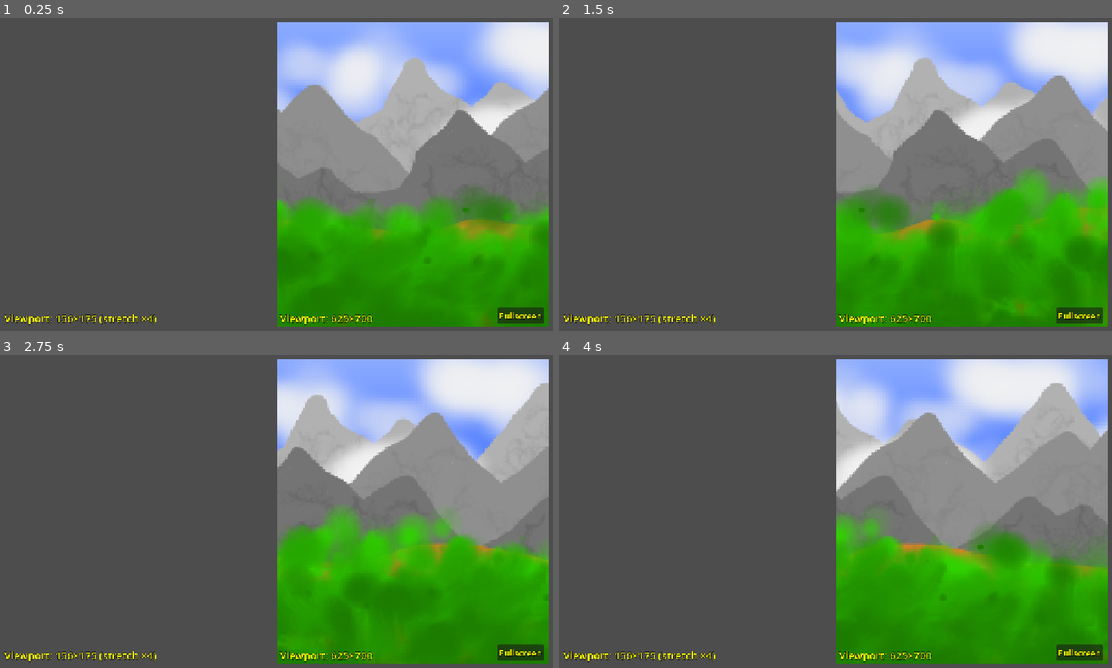
Above: before the commit, frames 1-4 (two rows, left to right).
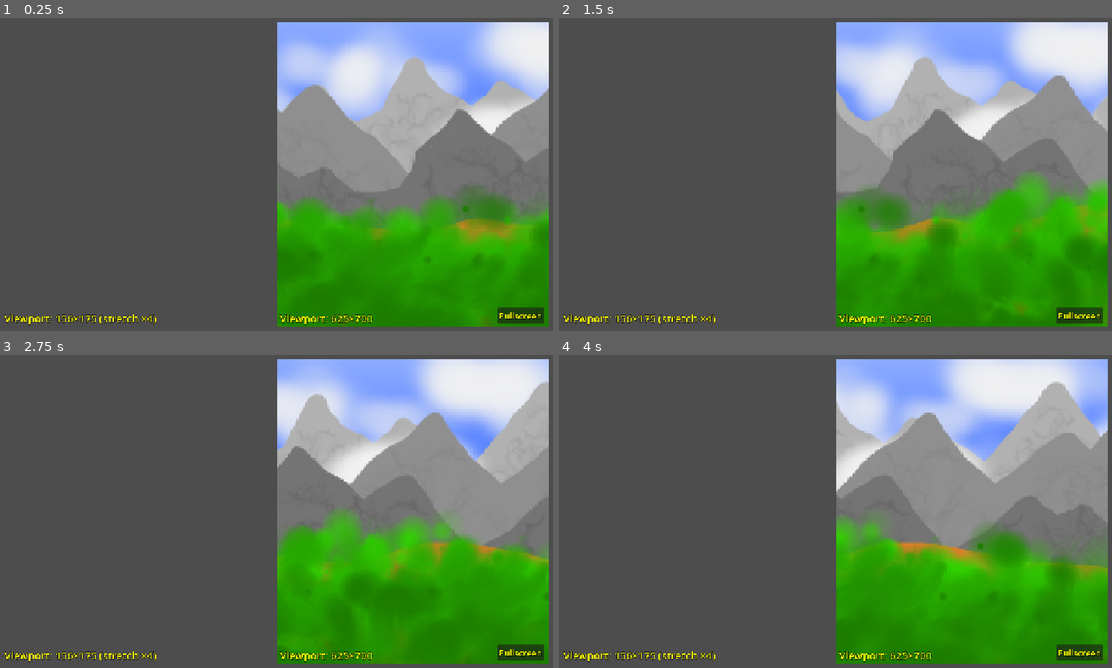
Above: after the commit, the same moments.

Repository: Toxe/godot-parallax-scrolling
Game: Godot game, scene res://scenes/main.tscn
The game is run twice, just before and just after one commit, with the same random seed, the same clock (stepped at 60 frames per second) and the same inputs.
Inputs:
- Up to frame 1 (0.25 s): no input
- Up to frame 2 (1.5 s): no input
- Up to frame 3 (2.75 s): no input
- Up to frame 4 (4 s): no input

The runs differ from the first frame. In frame 1, 0.3% of the frame differs, in the area x 50-99%, y 12-72%; in frame 2, 0.4%; in frame 3, 0.5%; in frame 4, 0.6%, in the area x 50-100%, y 8-69%.

Commit message:
Slight coordinate adjustments

Diff:
--- a/ParallaxScrolling/scenes/main.tscn
+++ b/ParallaxScrolling/scenes/main.tscn
@@ -79,7 +79,7 @@
 repeat_size = Vector2(1024, 0)
 
 [node name="Sprite2D" type="Sprite2D" parent="HBoxContainer/SubViewportContainer2/SubViewport2/Node2D/Parallax2D10" unique_id=453337287]
-position = Vector2(0, -50)
+position = Vector2(0, -52)
 scale = Vector2(4, 4)
 texture = ExtResource("2_eb6dy")
 centered = false
@@ -99,7 +99,7 @@
 repeat_size = Vector2(1024, 0)
 
 [node name="Sprite2D" type="Sprite2D" parent="HBoxContainer/SubViewportContainer2/SubViewport2/Node2D/Parallax2D" unique_id=558364712]
-position = Vector2(0, 53)
+position = Vector2(0, 52)
 scale = Vector2(4, 4)
 texture = ExtResource("4_trceg")
 centered = false
@@ -116,76 +116,69 @@
 
 [node name="Parallax2D2" type="Parallax2D" parent="HBoxContainer/SubViewportContainer2/SubViewport2/Node2D" unique_id=1196340381]
 scroll_scale = Vector2(0.4, 1)
-scroll_offset = Vector2(0, 33)
 repeat_size = Vector2(1024, 0)
 
 [node name="Sprite2D" type="Sprite2D" parent="HBoxContainer/SubViewportContainer2/SubViewport2/Node2D/Parallax2D2" unique_id=1387680487]
-position = Vector2(0, 86)
+position = Vector2(0, 120)
 scale = Vector2(4, 4)
 texture = ExtResource("6_a8y0u")
 centered = false
 
 [node name="Parallax2D3" type="Parallax2D" parent="HBoxContainer/SubViewportContainer2/SubViewport2/Node2D" unique_id=1588104926]
 scroll_scale = Vector2(0.5, 1)
-scroll_offset = Vector2(0, 55)
 repeat_size = Vector2(1024, 0)
 
 [node name="Sprite2D" type="Sprite2D" parent="HBoxContainer/SubViewportContainer2/SubViewport2/Node2D/Parallax2D3" unique_id=1885505074]
-position = Vector2(0, 146)
+position = Vector2(0, 200)
 scale = Vector2(4, 4)
 texture = ExtResource("7_jkv2x")
 centered = false
 
 [node name="Parallax2D4" type="Parallax2D" parent="HBoxContainer/SubViewportContainer2/SubViewport2/Node2D" unique_id=845601664]
 scroll_scale = Vector2(0.6, 1)
-scroll_offset = Vector2(0, 55)
 repeat_size = Vector2(1024, 0)
 
 [node name="Sprite2D" type="Sprite2D" parent="HBoxContainer/SubViewportContainer2/SubViewport2/Node2D/Parallax2D4" unique_id=1346270337]
-position = Vector2(0, 367)
+position = Vector2(0, 420)
 scale = Vector2(4, 4)
 texture = ExtResource("8_jbj1t")
 centered = false
 
 [node name="Parallax2D5" type="Parallax2D" parent="HBoxContainer/SubViewportContainer2/SubViewport2/Node2D" unique_id=949285522]
 scroll_scale = Vector2(0.7, 1)
-scroll_offset = Vector2(0, 55)
 repeat_size = Vector2(1024, 0)
 
 [node name="Sprite2D" type="Sprite2D" parent="HBoxContainer/SubViewportContainer2/SubViewport2/Node2D/Parallax2D5" unique_id=2013597155]
-position = Vector2(0, 442)
+position = Vector2(0, 496)
 scale = Vector2(4, 4)
 texture = ExtResource("9_muem4")
 centered = false
 
 [node name="Parallax2D7" type="Parallax2D" parent="HBoxContainer/SubViewportContainer2/SubViewport2/Node2D" unique_id=1517304998]
 scroll_scale = Vector2(0.8, 1)
-scroll_offset = Vector2(0, 55)
 repeat_size = Vector2(1024, 0)
 
 [node name="Sprite2D" type="Sprite2D" parent="HBoxContainer/SubViewportContainer2/SubViewport2/Node2D/Parallax2D7" unique_id=599083531]
-position = Vector2(0, 274)
+position = Vector2(0, 336)
 scale = Vector2(4, 4)
 texture = ExtResource("4_tipki")
 centered = false
 
 [node name="Parallax2D8" type="Parallax2D" parent="HBoxContainer/SubViewportContainer2/SubViewport2/Node2D" unique_id=1329456496]
 scroll_scale = Vector2(0.9, 1)
-scroll_offset = Vector2(0, 55)
 repeat_size = Vector2(1024, 0)
 
 [node name="Sprite2D" type="Sprite2D" parent="HBoxContainer/SubViewportContainer2/SubViewport2/Node2D/Parallax2D8" unique_id=22146045]
-position = Vector2(0, 301)
+position = Vector2(0, 356)
 scale = Vector2(4, 4)
 texture = ExtResource("5_85g3d")
 centered = false
 
 [node name="Parallax2D9" type="Parallax2D" parent="HBoxContainer/SubViewportContainer2/SubViewport2/Node2D" unique_id=1872057893]
-scroll_offset = Vector2(0, 55)
 repeat_size = Vector2(1024, 0)
 
 [node name="Sprite2D" type="Sprite2D" parent="HBoxContainer/SubViewportContainer2/SubViewport2/Node2D/Parallax2D9" unique_id=809462219]
-position = Vector2(0, 315)
+position = Vector2(0, 368)
 scale = Vector2(4, 4)
 texture = ExtResource("6_choun")
 centered = false
